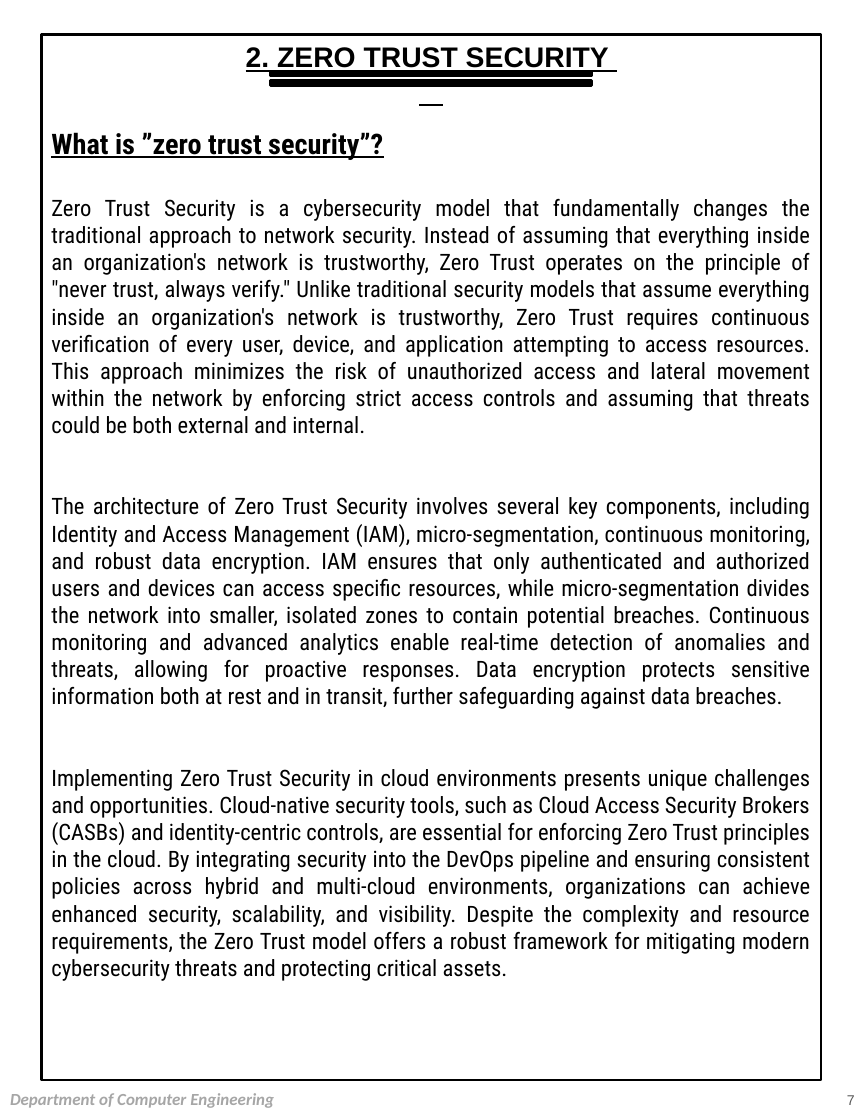
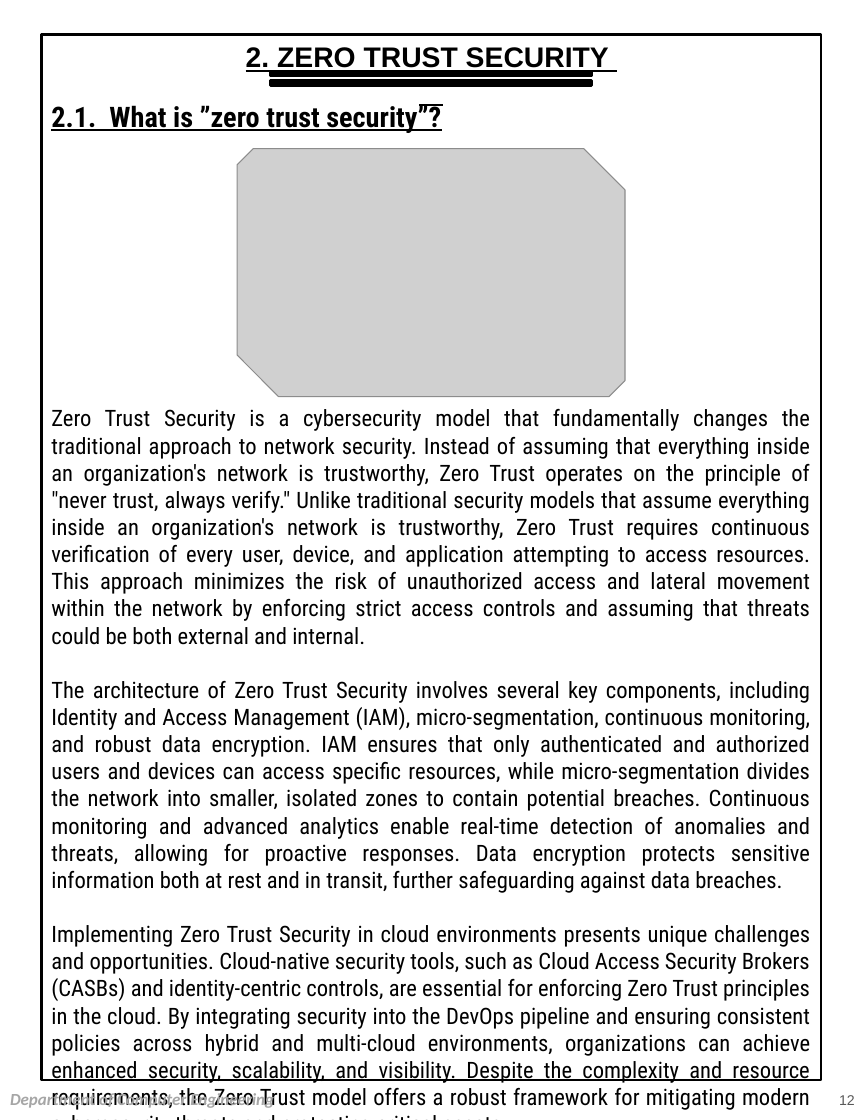
Before and after one commit to Silo5k3u8t4/semi, a slide deck: slide 12 of NEW.pptx (slide 7 before the commit). Drawn at 865x1120 pixels with LibreOffice and Linux fonts; fonts in the diff are those of the drawing; grey boxes stand for pictures. Boxes give left, top, right and bottom in pixels: in the first picture for what was removed or moved away, otherwise in the second. Text is boxed around its words. In the diff, an @@ line names an element or a change of style, - is before the commit and + after.

Commit message:
deleted:    3.+Rajesh+Patel,+et+al.pdf 	new file:   360_F_717449686_5f2Keq9QpDX3yAGUgK0QJjQIkOQDPG5Y.webp 	new file:   BellLaPadula.png 	deleted:    CYCLE 1.pdf 	new file:   ClarkeWilsonSecurityModel.png 	new file:   NEW.pdf 	modified:   NEW.pptx 	deleted:    Network_Connectivity_plus_Zero_Trust_Security_Diagram.svg 	new file:   biba.png 	deleted:    cycle 1.ipynb - Colab.pdf 	new file:   delinea-discretionary-access-control-blog.png 	new file:   delinea-mandatory-access-control-blog-1.webp 	new file:   delinea-role-based-access-control-blog-1.png 	new file:   final draft report.pdf 	deleted:    nEW RWP.pdf 	deleted:    new.py 	new file:   security-7070879_960_720.png 	new file:   what-is-the-zero-trust-model-for-cybersecurity-really-image-1.png 	deleted:    zta-project-description-final.pdf

```diff
--- a/NEW.pptx
+++ b/NEW.pptx
@@ text in rectangle at (51, 104, 441, 133): text changed @@
-What is ”zero trust security”?
+2.1. What is ”zero trust security”?
@@ picture added at (237, 149, 625, 397) @@
@@ page number at (839, 1095, 855, 1105): text changed @@
-7
+12
```
Also in this commit, not shown: 7 other slides changed, 6 slides added, 18 other files.
